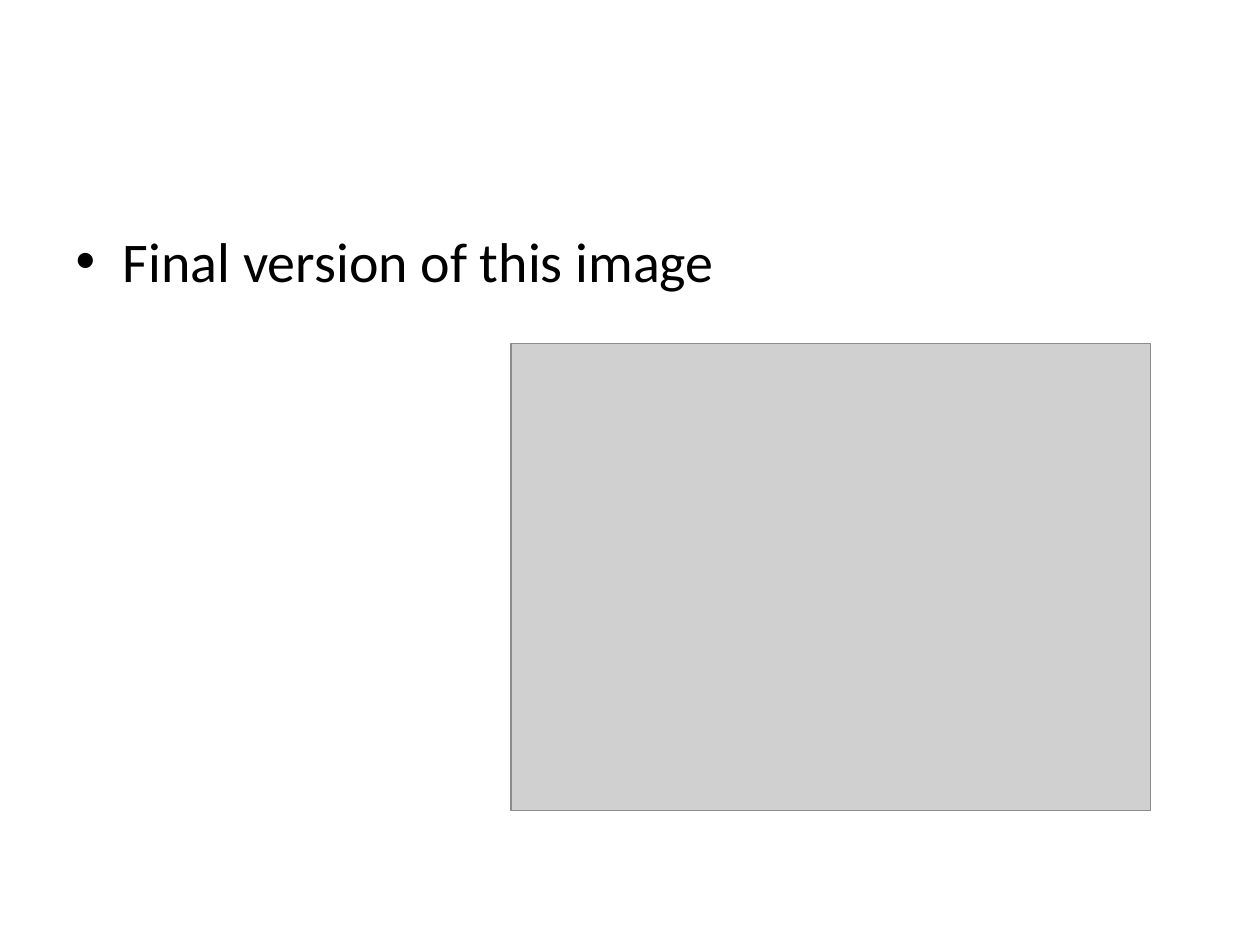
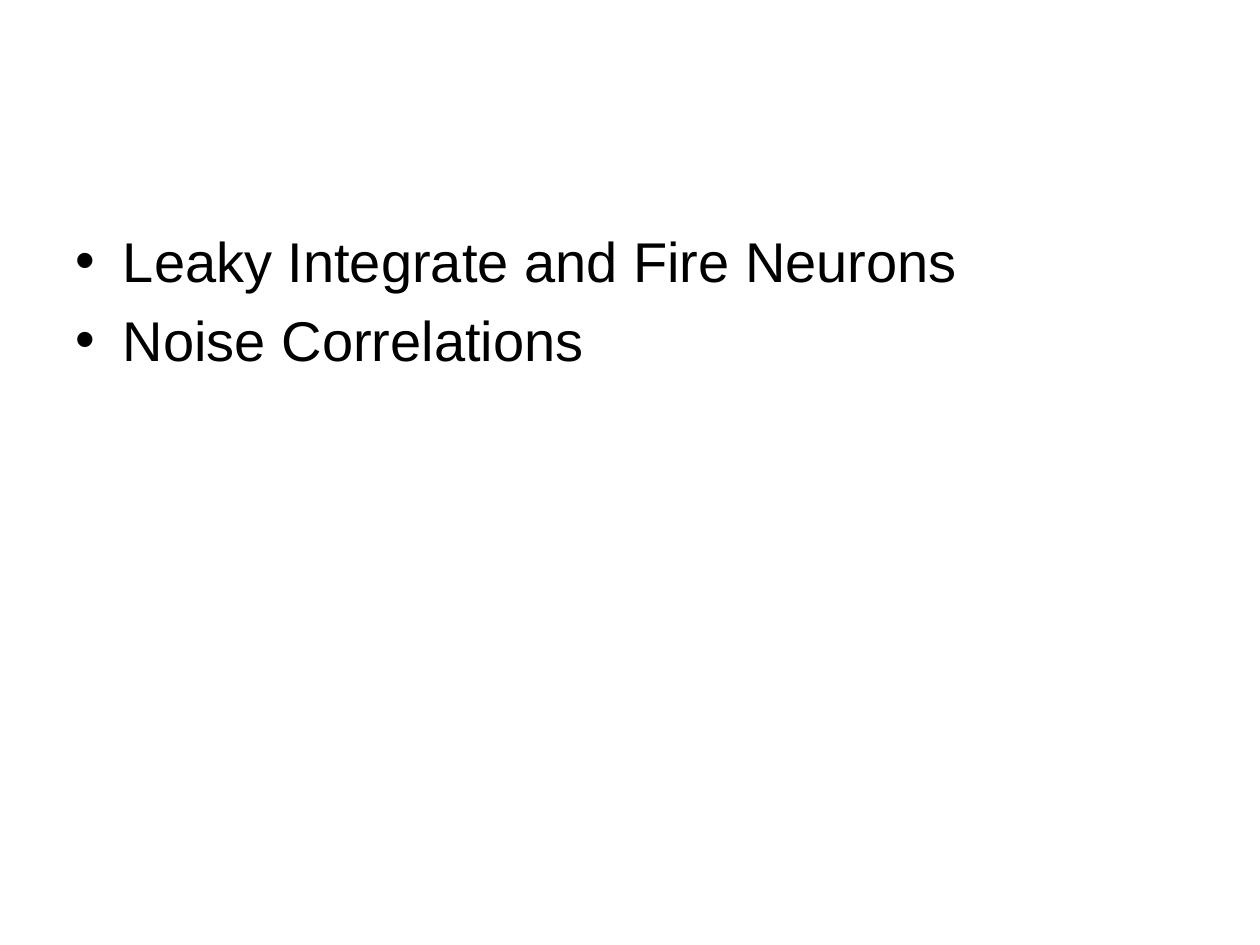
Before and after one commit to noah3695/CoSMo2018, a slide deck: slide 5 of CoSMO_GroupProjectPresentationTemplate2018.pptx. Drawn at 1260x945 pixels with LibreOffice and Linux fonts; fonts in the diff are those of the drawing; grey boxes stand for pictures; background and template pictures are left out. Boxes give left, top, right and bottom in pixels: in the first picture for what was removed or moved away, otherwise in the second. Text is boxed around its words. In the diff, an @@ line names an element or a change of style, - is before the commit and + after.

```diff
--- a/CoSMO_GroupProjectPresentationTemplate2018.pptx
+++ b/CoSMO_GroupProjectPresentationTemplate2018.pptx
@@ text at (x1=123, y1=241, x2=957, y2=362): text changed; font Calibri to Arial @@
-• Final version of this image
+• Leaky Integrate and Fire Neurons
+• Noise Correlations
@@ picture removed at (x1=512, y1=344, x2=1152, y2=811) @@
```
Also in this commit, not shown: 11 other slides changed, 2 slides added, 1 slide removed.
